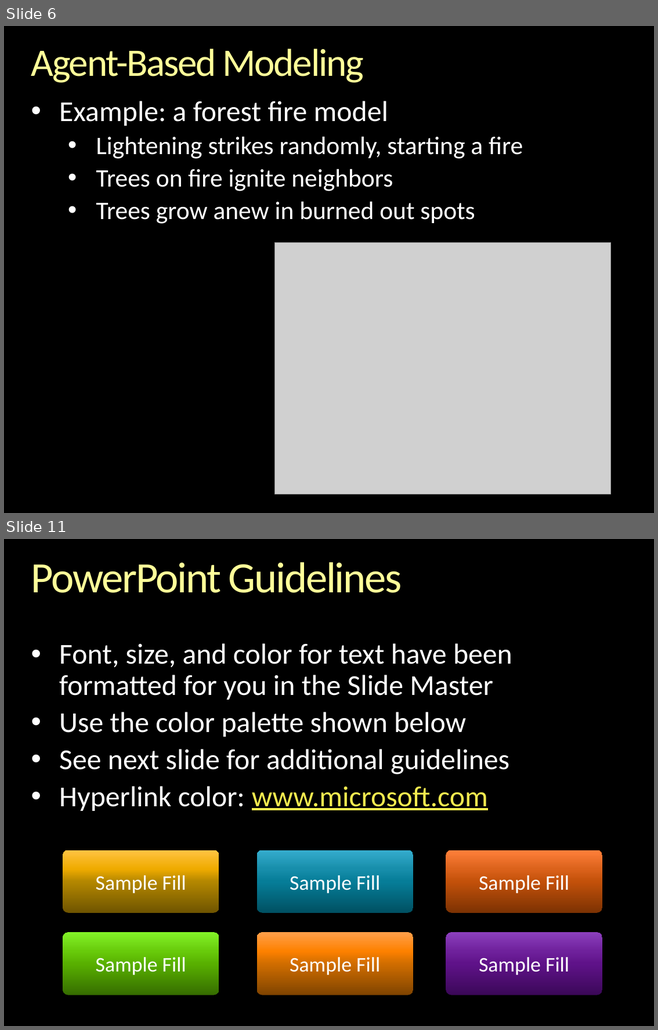
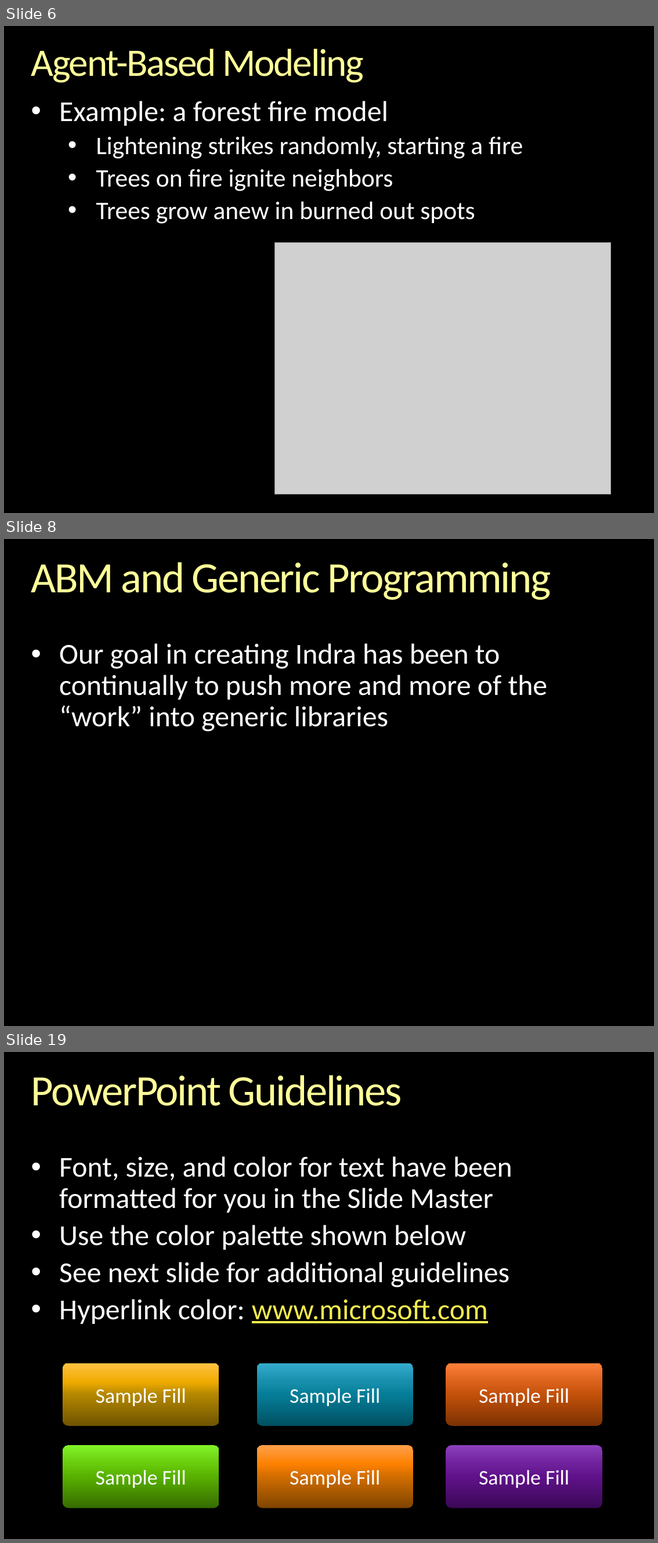
Before and after one commit to gcallah/indras_net, a slide deck: docs/GenericProgrammingAndABM.pptx. Shown one above the other, each under a label of ours: slides 6 and 11 before the commit, slides 6, 8 and 19 after it; the slides between them are not shown. The pictures are 658x1030 and 658x1543 pixels, drawn with LibreOffice and Linux fonts; fonts in the diff are those of the drawing; grey boxes stand for pictures; background and template pictures are left out. Boxes give left, top, right and bottom in pixels: in the first picture for what was removed or moved away, otherwise in the second. Text is boxed around its words. In the diff, an @@ line names an element or a change of style, - is before the commit and + after.

```diff
--- a/docs/GenericProgrammingAndABM.pptx
+++ b/docs/GenericProgrammingAndABM.pptx
@@ slide 8 added at box(4, 539, 654, 1026), background picture (left out) @@
@@ title added at box(31, 562, 550, 600), 48 pt, text gradient #FFFFB9 to #FFFF99 to #F6AE1E @@
+ABM and Generic Programming
@@ text added at box(59, 643, 547, 732), 32 pt, text #FFFFFF @@
+• Our goal in creating Indra has been to continually to push more and more of the “work” into generic libraries
@@ what was slide 11 is now slide 19 @@
```
Also in this commit, not shown: 3 slides changed, 9 other slides added, 5 slides removed.
